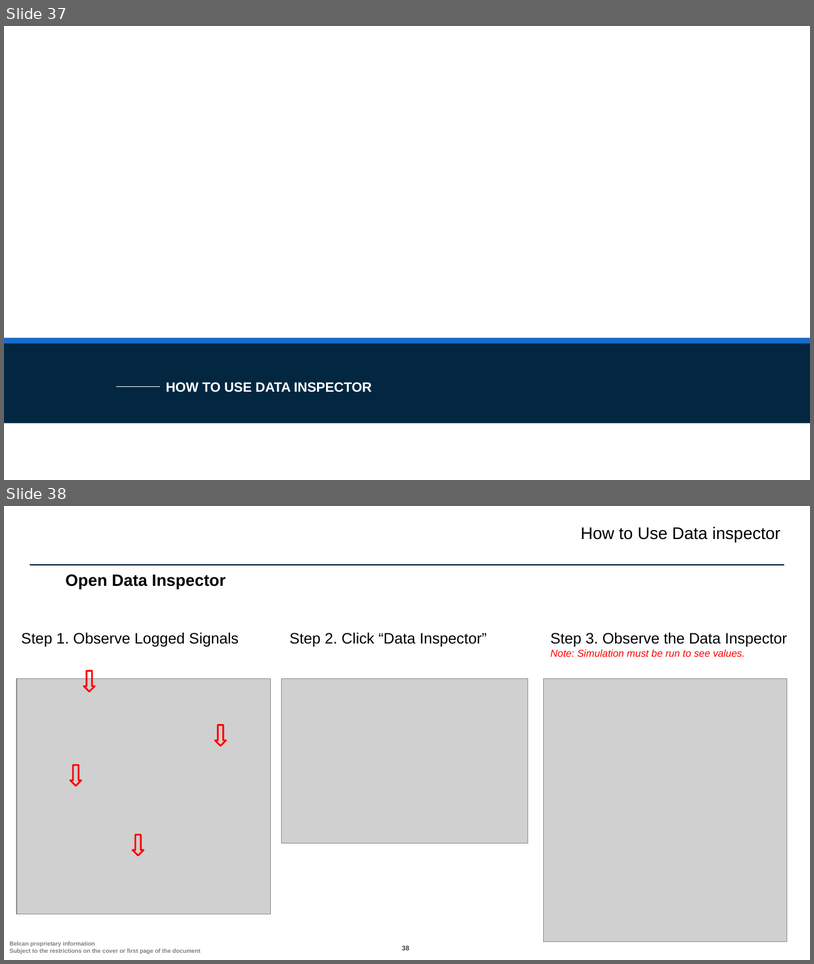
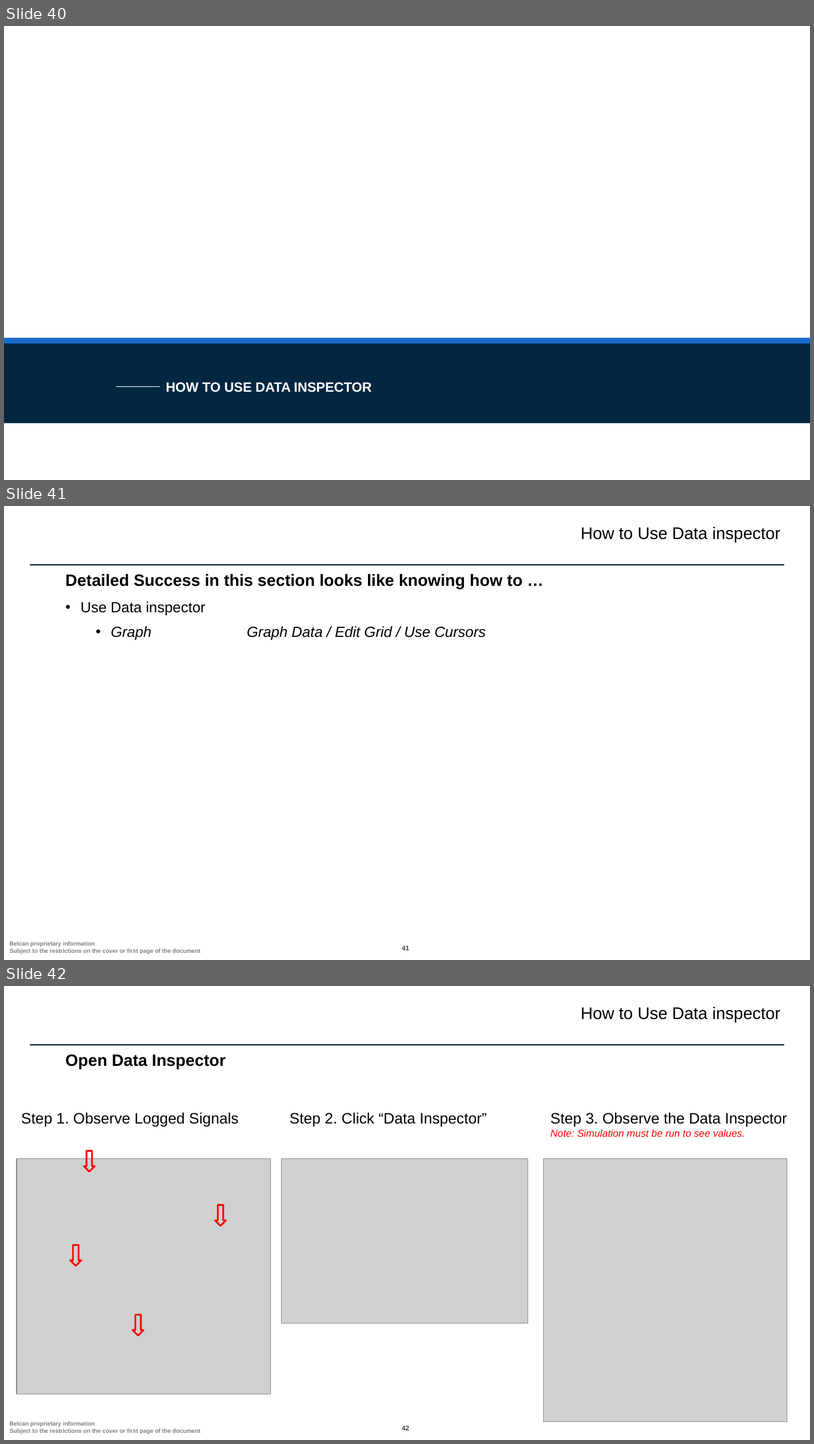
Before and after one commit to ntylerbelcan/aviation-controls-simulink-training-Belcan, a slide deck: ch01/Chapter 1 - Belcan.pptx. Shown one above the other, each under a label of ours: slides 37 and 38 before the commit, slides 40, 41 and 42 after it. The pictures are 814x964 and 814x1444 pixels, drawn with LibreOffice and Linux fonts; fonts in the diff are those of the drawing; grey boxes stand for pictures; background and template pictures are left out. Boxes give left, top, right and bottom in pixels: in the first picture for what was removed or moved away, otherwise in the second. Text is boxed around its words. In the diff, an @@ line names an element or a change of style, - is before the commit and + after.

```diff
--- a/ch01/Chapter 1 - Belcan.pptx
+++ b/ch01/Chapter 1 - Belcan.pptx
@@ slide 41 added at [4, 506, 810, 960], background #FFFFFF; not listed: 3 template elements that a slide beside it also shows @@
@@ text added at [581, 526, 781, 542], 20 pt, text #000000 @@
+How to Use Data inspector
@@ text added at [65, 574, 523, 588], 19.5 pt, text #000000, bold @@
+Detailed Success in this section looks like knowing how to …
@@ text added at [81, 601, 486, 640], 17.6 pt, text #000000, italic @@
+• Use Data inspector
+  • Graph Graph Data / Edit Grid / Use Cursors
@@ what was slide 37 is now slide 40 @@
@@ what was slide 38 is now slide 42 @@
@@ page number at [402, 1425, 409, 1430]: text changed @@
-38
+42
```
Also in this commit, not shown: 23 slides changed, 15 other slides added, 4 other files.
